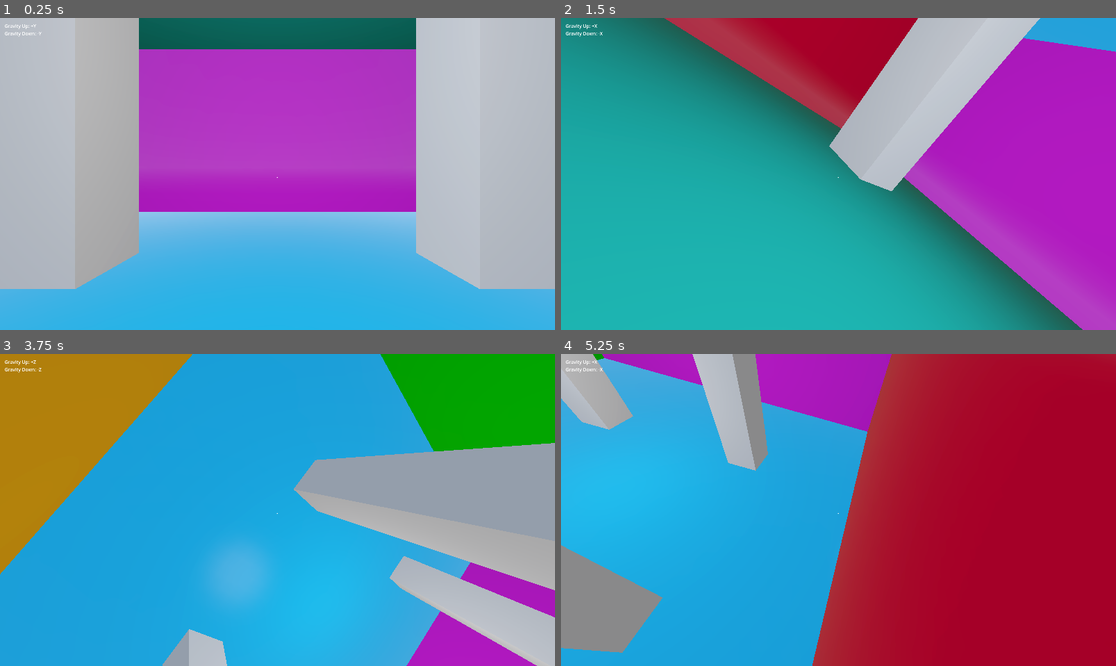
Above: before the commit, frames 1-4 (two rows, left to right).
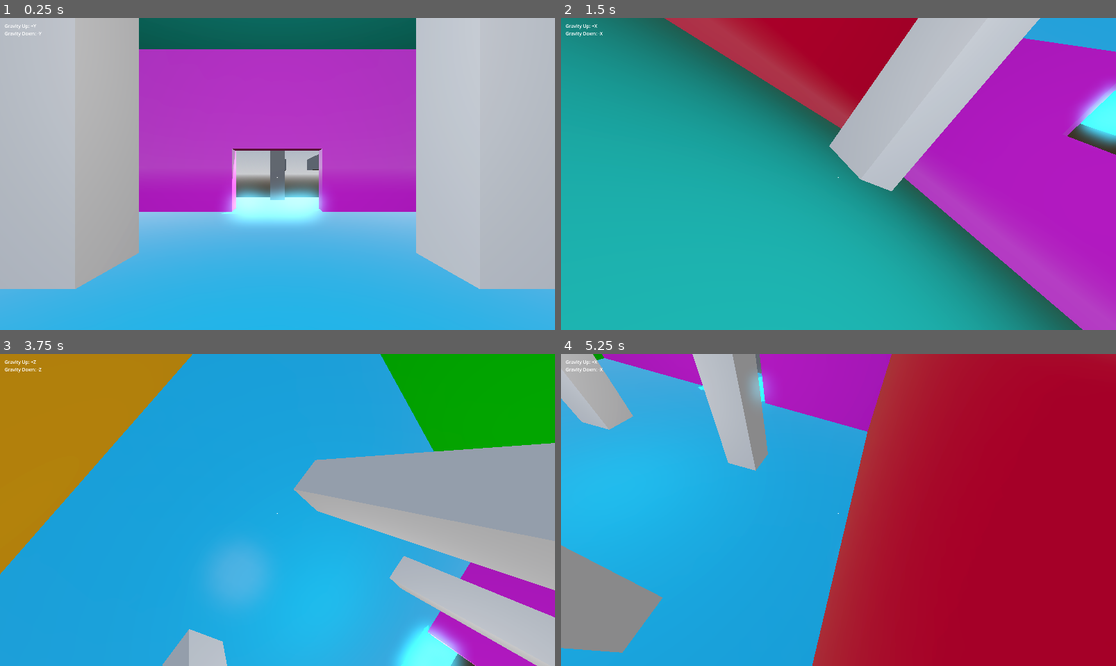
Above: after the commit, the same moments.

Repository: Kiril-P/Brackeys-Game-Jam
Game: Godot game, scene res://scenes/world.tscn
Two runs of this game, one before a commit and one after it. Both use one fixed random seed, a clock stepped at 60 frames per second and the inputs below.
Inputs (mouse positions are in pixels of both pictures, inside the frame that each line leads up to):
- Up to frame 1 (0.25 s): no input
- Up to frame 2 (1.5 s): tap Enter at 0.5 s; move the mouse to (866, 174) at 0.52 s; hold 2 (gravity_up) from 0.53 s (still down); tap E (change_gravity) at 0.6 s; tap Space (jump) at 0.77 s; move the mouse to (810, 174) at 1.27 s; tap 4 (gravity_neg_x) at 1.35 s
- Up to frame 3 (3.75 s): keep holding 2 (gravity_up); tap Space (jump) at 1.52, 3.02 s; move the mouse to (288, 503) at 2.02 s; tap 6 (gravity_neg_z) at 2.1 s; move the mouse to (271, 516) at 2.77 s; tap 3 (gravity_pos_x) at 2.85 s; move the mouse to (316, 513) at 3.52 s; tap 5 (gravity_pos_z) at 3.6 s
- Up to frame 4 (5.25 s): keep holding 2 (gravity_up); tap Space (jump) at 3.77, 4.52 s; move the mouse to (794, 506) at 4.27 s; tap E (change_gravity) at 4.35 s; move the mouse to (844, 510) at 5.02 s; tap 4 (gravity_neg_x) at 5.1 s

The runs differ from the first frame. In frame 1, 4.0% of the frame differs, in the area x 39-60%, y 41-67%; in frame 2, 1.3%; in frame 3, 1.4%; in frame 4, 0.3%.

Commit message:
removing teleport border

Diff:
--- a/scenes/gravity_playground.tscn
+++ b/scenes/gravity_playground.tscn
@@ -82,7 +82,7 @@
 shadow_enabled = true
 
 [node name="Floor" type="StaticBody3D" parent="."]
-transform = Transform3D(1, 0, 0, 0, 1, 0, 0, 0, 1, 0, -0.5, 0)
+transform = Transform3D(1, 0, 0, 0, 1, 0, 0, 0, 1.3, 0, -0.5, -3)
 
 [node name="CollisionShape3D" type="CollisionShape3D" parent="Floor"]
 shape = SubResource("BoxShape3D_floor")
@@ -137,7 +137,7 @@
 surface_material_override/0 = SubResource("StandardMaterial3D_0kifb")
 
 [node name="WallNegZ" type="StaticBody3D" parent="."]
-transform = Transform3D(1, 0, 0, 0, 1, 0, 0, 0, 1, 0, 4, -10.5)
+transform = Transform3D(1, 0, 0, 0, 0.56, 0, 0, 0, 1, 0, 5.9, -10.5)
 
 [node name="CollisionShape3D" type="CollisionShape3D" parent="WallNegZ"]
 shape = SubResource("BoxShape3D_wall_z")
@@ -147,6 +147,28 @@
 mesh = SubResource("BoxMesh_wall_z")
 surface_material_override/0 = SubResource("StandardMaterial3D_0kifb")
 
+[node name="WallNegZ2" type="StaticBody3D" parent="."]
+transform = Transform3D(0.39000002, 0, 0, 0, 0.448, 0, 0, 0, 1, -6.1536136, 2.204, -10.5)
+
+[node name="CollisionShape3D" type="CollisionShape3D" parent="WallNegZ2"]
+shape = SubResource("BoxShape3D_wall_z")
+
+[node name="MeshInstance3D" type="MeshInstance3D" parent="WallNegZ2"]
+material_override = SubResource("StandardMaterial3D_by5s5")
+mesh = SubResource("BoxMesh_wall_z")
+surface_material_override/0 = SubResource("StandardMaterial3D_0kifb")
+
+[node name="WallNegZ3" type="StaticBody3D" parent="."]
+transform = Transform3D(0.39000002, 0, 0, 0, 0.448, 0, 0, 0, 1, 6.1185203, 2.204, -10.5)
+
+[node name="CollisionShape3D" type="CollisionShape3D" parent="WallNegZ3"]
+shape = SubResource("BoxShape3D_wall_z")
+
+[node name="MeshInstance3D" type="MeshInstance3D" parent="WallNegZ3"]
+material_override = SubResource("StandardMaterial3D_by5s5")
+mesh = SubResource("BoxMesh_wall_z")
+surface_material_override/0 = SubResource("StandardMaterial3D_0kifb")
+
 [node name="PillarA" type="StaticBody3D" parent="."]
 transform = Transform3D(1.0000005, 0, 0, 0, 1.3410282, 0, 0, 0, 1.0039226, -4.000002, 4.139243, -4.0156903)
 
@@ -190,3 +212,28 @@
 material_override = SubResource("StandardMaterial3D_8psp6")
 mesh = SubResource("BoxMesh_pillar")
 surface_material_override/0 = SubResource("StandardMaterial3D_0kifb")
+
+[node name="CSGBox3D" type="CSGBox3D" parent="."]
+transform = Transform3D(1, 0, 0, 0, 1, 0, 0, 0, 1, 0, 3, -19.5)
+use_collision = true
+size = Vector3(1, 1, 10)
+
+[node name="CSGBox3D4" type="CSGBox3D" parent="."]
+transform = Transform3D(1, 0, 0, 0, 1, 0, 0, 0, 1, 6, 3.5, -32.5)
+use_collision = true
+size = Vector3(1, 2, 10)
+
+[node name="CSGBox3D6" type="CSGBox3D" parent="."]
+transform = Transform3D(1, 0, 0, 0, 1, 0, 0, 0, 1, 1, 3.5, -41.5)
+use_collision = true
+size = Vector3(1, 2, 10)
+
+[node name="CSGBox3D5" type="CSGBox3D" parent="."]
+transform = Transform3D(1, 0, 0, 0, 1, 0, 0, 0, 1, 3.5, 7, -25.5)
+use_collision = true
+size = Vector3(4, 1, 10)
+
+[node name="CSGBox3D3" type="CSGBox3D" parent="."]
+transform = Transform3D(1, 0, 0, 0, 1, 0, 0, 0, 1, 0, 1, -15)
+use_collision = true
+size = Vector3(1, 5, 1)
--- a/scripts/player_controller.gd
+++ b/scripts/player_controller.gd
@@ -19,10 +19,6 @@
 @export_group("Gravity")
 @export_range(0.05, 1.0, 0.01) var gravity_rotate_duration: float = 0.3
 
-@export_group("World Wrapping")
-@export var world_wrap_enabled: bool = true
-@export var world_wrap_extents: Vector3 = Vector3(12.0, 12.0, 12.0)
-
 @onready var head: Node3D = %Head
 @onready var camera: Camera3D = %Camera3D
 @onready var gravity_raycast: RayCast3D = %GravityRayCast3D
@@ -57,7 +53,6 @@
 	_update_up_direction(delta)
 	_apply_movement(delta)
 	move_and_slide()
-	_wrap_world_position()
 
 
 func _handle_gravity_input() -> void:
@@ -198,30 +193,6 @@
 	return Vector3.BACK if direction.z >= 0.0 else Vector3.FORWARD
 
 
-func _wrap_world_position() -> void:
-	if not world_wrap_enabled:
-		return
-
-	var wrapped: Vector3 = global_position
-	if wrapped.x > world_wrap_extents.x:
-		wrapped.x = -world_wrap_extents.x
-	elif wrapped.x < -world_wrap_extents.x:
-		wrapped.x = world_wrap_extents.x
-
-	if wrapped.y > world_wrap_extents.y:
-		wrapped.y = -world_wrap_extents.y
-	elif wrapped.y < -world_wrap_extents.y:
-		wrapped.y = world_wrap_extents.y
-
-	if wrapped.z > world_wrap_extents.z:
-		wrapped.z = -world_wrap_extents.z
-	elif wrapped.z < -world_wrap_extents.z:
-		wrapped.z = world_wrap_extents.z
-
-	if wrapped != global_position:
-		global_position = wrapped
-
-
 func _apply_active_color_for_up(current_up: Vector3) -> void:
 	var axis_color: Color = Color(0.2, 1.0, 0.2, 1.0) # +Y
 	if current_up == Vector3.DOWN:
